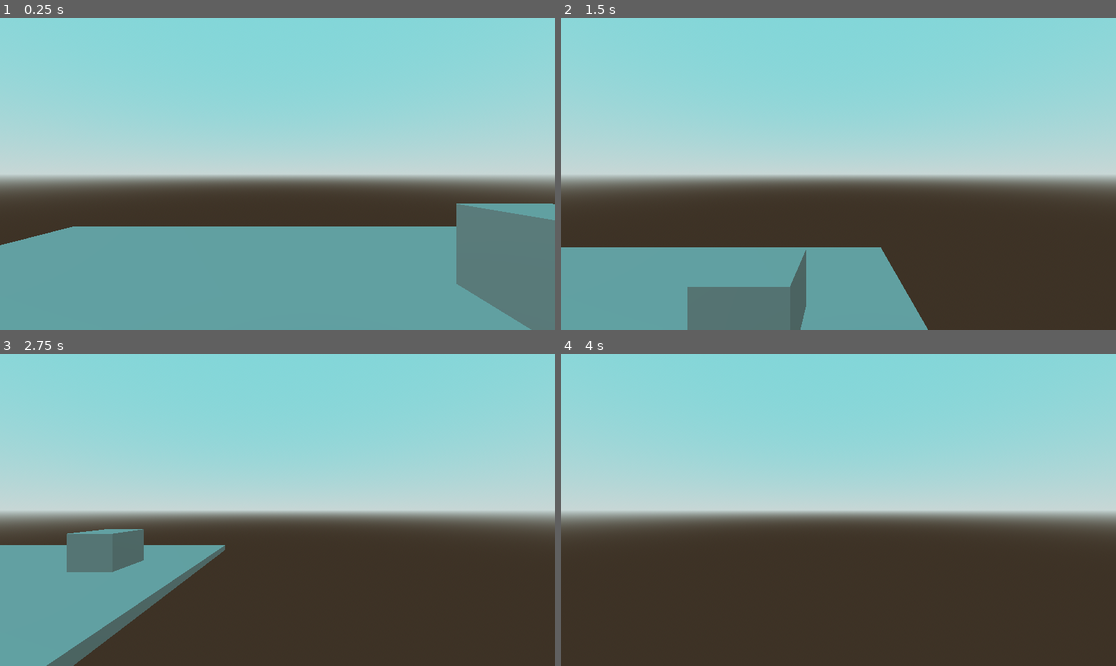
Above: before the commit, frames 1-4 (two rows, left to right).
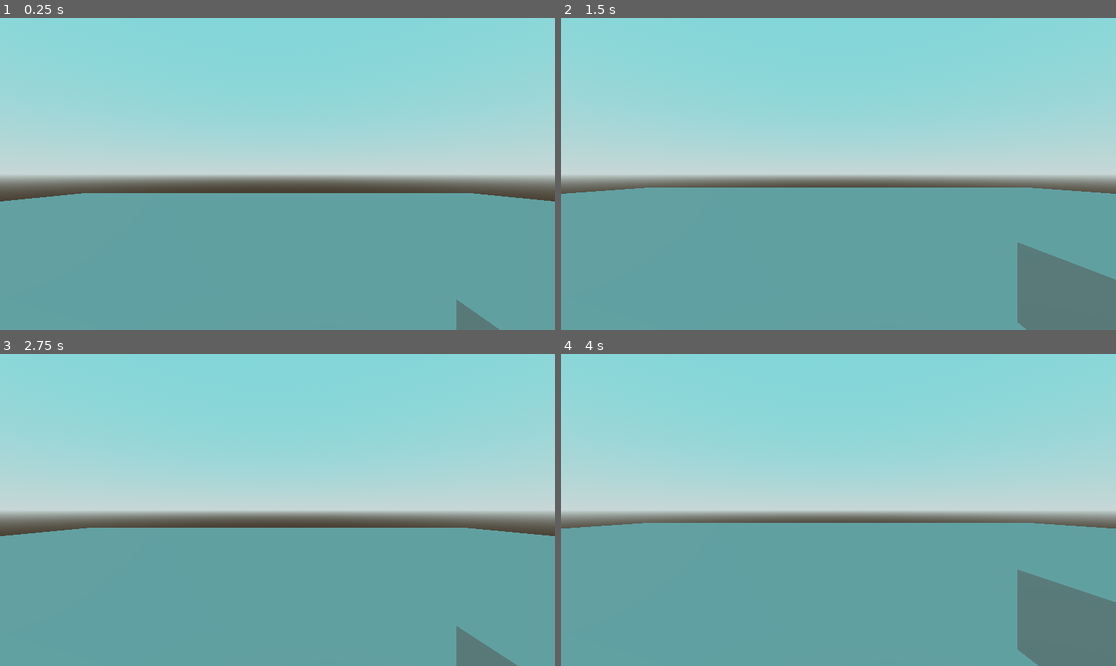
Above: after the commit, the same moments.

Repository: EnesCoder/PhysicalDestruction
Game: Godot game, scene res://game.tscn
Two runs of this game, one before a commit and one after it. Both use one fixed random seed, a clock stepped at 60 frames per second and the inputs below.
Inputs (mouse positions are in pixels of both pictures, inside the frame that each line leads up to):
- Up to frame 1 (0.25 s): no input
- Up to frame 2 (1.5 s): tap Enter at 0.5 s; move the mouse to (960, 158) at 0.52 s; hold Right (ui_right) 0.53-1.28 s; hold E (pickup_or_drop) 0.53-1.28 s; tap Space (jump) at 0.77, 1.07 s; tap R at 0.8, 1.35 s; move the mouse to (727, 189) at 1.27 s; hold Down (ui_down) from 1.28 s (still down)
- Up to frame 3 (2.75 s): tap Space (jump) at 1.52, 1.82, 2.3 s; tap T at 1.55, 2.1 s; move the mouse to (333, 441) at 2.02 s; release Down (ui_down) at 2.03 s; hold Right (ui_right) from 2.03 s (still down)
- Up to frame 4 (4 s): move the mouse to (810, 572) at 2.77 s; release Right (ui_right) at 2.78 s; hold Up (ui_up) 2.78-3.53 s; tap Space (jump) at 2.85, 3.02, 3.32, 3.77 s; tap E (pickup_or_drop) at 3.05 s; move the mouse to (1005, 556) at 3.52 s; press the mouse at (1005, 556) at 3.53 s; hold Left (ui_left) from 3.53 s (still down); tap R at 3.8 s

The runs differ from the first frame. In frame 1, 15% of the frame differs, in the area x 0-100%, y 56-100%; in frame 2, 32%; in frame 3, 35%; in frame 4, 46%, in the area x 0-100%, y 54-100%.

Commit message:
Quality
Physical movement changes, NavMesh entitites, blah blah

Diff:
--- /dev/null
+++ b/Physical Destruction/entity.gd
@@ -0,0 +1,44 @@
+extends CharacterBody3D
+
+class_name Entity
+
+@onready var nav_ag: NavigationAgent3D = $NavigationAgent3D
+@export var speed = 1.0
+const movement_smoothnes = 1
+
+@export var health = 5
+@export var interact_range = 10.0
+
+enum ENTITY_TYPE{
+	NPC, HOSTILE, HAS_A_GOAL, SLEEPING,
+}
+var ENTTYPE_ATTRS: Dictionary = {
+	ENTITY_TYPE.NPC: {
+		"target": func():
+			nav_ag.target_position = Vector3(randf_range(-interact_range, interact_range), 0, randf_range(
+				-interact_range, interact_range)),
+	},
+	ENTITY_TYPE.SLEEPING: {
+		"target": func():,
+	}
+}
+@export var type = ENTITY_TYPE.SLEEPING
+
+func _process(delta):
+	if health <= 0: queue_free()
+
+	if type != ENTITY_TYPE.SLEEPING:
+		var cur_loc = global_transform.origin
+		var next_loc = nav_ag.get_next_path_position()
+		if is_on_floor():
+			var new_vel = (next_loc - cur_loc).normalized() * speed
+			velocity = velocity.move_toward(new_vel, movement_smoothnes)
+
+	move_and_slide()
+
+func _physics_process(delta):
+	if not is_on_floor():
+		velocity.y -= 9.8 * delta
+
+func _on_navigation_agent_3d_target_reached():
+	ENTTYPE_ATTRS[type]["target"].call()
--- /dev/null
+++ b/Physical Destruction/entity.tscn
@@ -0,0 +1,27 @@
+[gd_scene load_steps=5 format=3 uid="uid://ckk18g60kuhrk"]
+
+[ext_resource type="Script" path="res://entity.gd" id="1_myta4"]
+
+[sub_resource type="StandardMaterial3D" id="StandardMaterial3D_hm6vi"]
+albedo_color = Color(0.94902, 0.0352941, 0, 1)
+
+[sub_resource type="CapsuleMesh" id="CapsuleMesh_h7pe8"]
+material = SubResource("StandardMaterial3D_hm6vi")
+
+[sub_resource type="CapsuleShape3D" id="CapsuleShape3D_3hidn"]
+
+[node name="Entity" type="CharacterBody3D" groups=["Entity"]]
+script = ExtResource("1_myta4")
+
+[node name="Model" type="MeshInstance3D" parent="."]
+transform = Transform3D(1, 0, 0, 0, 1, 0, 0, 0, 1, 0, 1, 0)
+mesh = SubResource("CapsuleMesh_h7pe8")
+
+[node name="CollisionShape3D" type="CollisionShape3D" parent="."]
+transform = Transform3D(1, 0, 0, 0, 1, 0, 0, 0, 1, 0, 1, 0)
+shape = SubResource("CapsuleShape3D_3hidn")
+
+[node name="NavigationAgent3D" type="NavigationAgent3D" parent="."]
+navigation_layers = 3
+
+[connection signal="target_reached" from="NavigationAgent3D" to="." method="_on_navigation_agent_3d_target_reached"]
--- a/Physical Destruction/game.gd
+++ b/Physical Destruction/game.gd
@@ -1 +1,5 @@
 extends Node3D
+
+func _ready():
+	for ent in get_tree().get_nodes_in_group("Entity"):
+		ent.ENTTYPE_ATTRS[ent.type]["target"].call()
--- a/Physical Destruction/game.tscn
+++ b/Physical Destruction/game.tscn
@@ -1,8 +1,9 @@
-[gd_scene load_steps=9 format=3 uid="uid://dh33a41h8la0p"]
+[gd_scene load_steps=11 format=3 uid="uid://dh33a41h8la0p"]
 
 [ext_resource type="Script" path="res://game.gd" id="1_cggks"]
 [ext_resource type="PackedScene" uid="uid://cmqvuh1xjohhe" path="res://player.tscn" id="1_wdbpf"]
 [ext_resource type="PackedScene" uid="uid://l0dhc06cv3rp" path="res://pickable.tscn" id="3_jxeh2"]
+[ext_resource type="PackedScene" uid="uid://ckk18g60kuhrk" path="res://entity.tscn" id="4_w34gt"]
 
 [sub_resource type="ProceduralSkyMaterial" id="ProceduralSkyMaterial_7bea0"]
 sky_top_color = Color(0.392157, 0.721569, 0.733333, 1)
@@ -17,6 +18,10 @@
 sky = SubResource("Sky_03df5")
 tonemap_mode = 2
 
+[sub_resource type="NavigationMesh" id="NavigationMesh_jqbyr"]
+vertices = PackedVector3Array(1.5244, 0.399741, -2.8495, 2.5244, 0.399741, -3.0995, 2.5244, 0.399741, -25.3495, -23.7256, 0.399741, -25.3495, -23.7256, 0.399741, -1.8495, -23.7256, 0.399741, -1.8495, 1.5244, 0.399741, -1.8495, 1.5244, 0.399741, -2.8495, 3.5244, 0.399741, -3.0995, 3.7744, 0.399741, -1.8495, 23.7744, 0.399741, -1.8495, 23.7744, 0.399741, -25.3495, 2.5244, 0.399741, -25.3495, 2.5244, 0.399741, -25.3495, 2.5244, 0.399741, -3.0995, 3.5244, 0.399741, -3.0995, 1.5244, 0.399741, -0.849501, 1.5244, 0.399741, -1.8495, -23.7256, 0.399741, -1.8495, 2.5244, 0.399741, 25.4005, 2.5244, 0.399741, -0.599501, 1.5244, 0.399741, -0.849501, -23.7256, 0.399741, -1.8495, -23.7256, 0.399741, 25.4005, 23.7744, 0.399741, -1.8495, 3.7744, 0.399741, -1.8495, 3.5244, 0.399741, -0.599501, 2.5244, 0.399741, 25.4005, 23.7744, 0.399741, 25.4005, 3.5244, 0.399741, -0.599501, 2.5244, 0.399741, -0.599501, 2.5244, 0.399741, 25.4005)
+polygons = [PackedInt32Array(1, 0, 2), PackedInt32Array(2, 0, 3), PackedInt32Array(3, 0, 4), PackedInt32Array(7, 6, 5), PackedInt32Array(9, 8, 10), PackedInt32Array(10, 8, 11), PackedInt32Array(11, 8, 12), PackedInt32Array(15, 14, 13), PackedInt32Array(18, 17, 16), PackedInt32Array(21, 20, 22), PackedInt32Array(22, 20, 19), PackedInt32Array(22, 19, 23), PackedInt32Array(25, 24, 26), PackedInt32Array(26, 24, 28), PackedInt32Array(26, 28, 27), PackedInt32Array(31, 30, 29)]
+
 [sub_resource type="BoxMesh" id="BoxMesh_sfchv"]
 
 [sub_resource type="ConcavePolygonShape3D" id="ConcavePolygonShape3D_rq3kj"]
@@ -28,26 +33,38 @@
 [node name="WorldEnvironment" type="WorldEnvironment" parent="."]
 environment = SubResource("Environment_ilw8t")
 
-[node name="MeshInstance3D" type="MeshInstance3D" parent="."]
-transform = Transform3D(10, 0, 0, 0, 0.2, 0, 0, 0, 10, 0, 0, 0)
-mesh = SubResource("BoxMesh_sfchv")
-
-[node name="StaticBody3D" type="StaticBody3D" parent="MeshInstance3D"]
-
-[node name="CollisionShape3D" type="CollisionShape3D" parent="MeshInstance3D/StaticBody3D"]
-shape = SubResource("ConcavePolygonShape3D_rq3kj")
-
-[node name="MeshInstance3D2" type="MeshInstance3D" parent="."]
-transform = Transform3D(1.12209, 0, 0, 0, 0.992493, 0, 0, 0, 1.15335, 2.65649, 0.539064, -1.80315)
-mesh = SubResource("BoxMesh_sfchv")
-
-[node name="StaticBody3D" type="StaticBody3D" parent="MeshInstance3D2"]
-
-[node name="CollisionShape3D" type="CollisionShape3D" parent="MeshInstance3D2/StaticBody3D"]
-shape = SubResource("ConcavePolygonShape3D_rq3kj")
-
 [node name="Player" parent="." instance=ExtResource("1_wdbpf")]
 transform = Transform3D(1, 0, 0, 0, 1, 0, 0, 0, 1, 0, 1.1417, 0)
 
 [node name="Pickable" parent="." instance=ExtResource("3_jxeh2")]
 transform = Transform3D(1, 0, 0, 0, 1, 0, 0, 0, 1, 2.14636, 0.666929, 1.20809)
+
+[node name="Map" type="Node3D" parent="."]
+
+[node name="NavigationRegion3D" type="NavigationRegion3D" parent="Map"]
+navigation_mesh = SubResource("NavigationMesh_jqbyr")
+navigation_layers = 3
+
+[node name="MeshInstance3D" type="MeshInstance3D" parent="Map/NavigationRegion3D"]
+transform = Transform3D(48.4512, 0, 0, 0, 0.200519, 0, 0, 0, 51.699, 0, 0, 0)
+mesh = SubResource("BoxMesh_sfchv")
+skeleton = NodePath("../../..")
+
+[node name="StaticBody3D" type="StaticBody3D" parent="Map/NavigationRegion3D/MeshInstance3D" groups=["Ground"]]
+
+[node name="CollisionShape3D" type="CollisionShape3D" parent="Map/NavigationRegion3D/MeshInstance3D/StaticBody3D"]
+shape = SubResource("ConcavePolygonShape3D_rq3kj")
+
+[node name="MeshInstance3D2" type="MeshInstance3D" parent="Map/NavigationRegion3D"]
+transform = Transform3D(1.12209, 0, 0, 0, 0.992493, 0, 0, 0, 1.15335, 2.65649, 0.539064, -1.80315)
+mesh = SubResource("BoxMesh_sfchv")
+skeleton = NodePath("../../..")
+
+[node name="StaticBody3D" type="StaticBody3D" parent="Map/NavigationRegion3D/MeshInstance3D2" groups=["Ground"]]
+
+[node name="CollisionShape3D" type="CollisionShape3D" parent="Map/NavigationRegion3D/MeshInstance3D2/StaticBody3D"]
+shape = SubResource("ConcavePolygonShape3D_rq3kj")
+
+[node name="Entity" parent="." instance=ExtResource("4_w34gt")]
+transform = Transform3D(1, 0, 0, 0, 1, 0, 0, 0, 1, -3.83159, 5.73608, 4.1423)
+speed = 3.0
--- a/Physical Destruction/pickable.gd
+++ b/Physical Destruction/pickable.gd
@@ -4,7 +4,24 @@
 
 var initl_grav_scl = gravity_scale
 @onready var initl_parent = get_parent()
+var rotation_offset = Vector3.ZERO
+@export var rotation_speed = 5
 
-func _process(_delta):
+func _process(delta):
 	if get_parent().is_in_group("Player"):
 		global_position = get_parent().pickup_pos.global_position
+		rotation = get_parent().cam.rotation + rotation_offset
+
+	var rot = rotation_speed * delta
+	if Input.is_key_label_pressed(KEY_R):
+		rotation_offset.y -= rot
+	if Input.is_key_label_pressed(KEY_T):
+		rotation_offset.y += rot
+	if Input.is_action_pressed("ui_left"):
+		rotation_offset.x += rot
+	if Input.is_action_pressed("ui_right"):
+		rotation_offset.x -= rot
+	if Input.is_action_pressed("ui_down"):
+		rotation_offset.z += rot
+	if Input.is_action_pressed("ui_up"):
+		rotation_offset.z -= rot
--- a/Physical Destruction/pickable.tscn
+++ b/Physical Destruction/pickable.tscn
@@ -7,7 +7,10 @@
 [sub_resource type="CylinderShape3D" id="CylinderShape3D_pfhbe"]
 height = 0.901353
 
-[node name="Pickable" type="RigidBody3D" groups=["Pickable"]]
+[sub_resource type="CylinderShape3D" id="CylinderShape3D_xrahj"]
+height = 0.936823
+
+[node name="Pickable" type="RigidBody3D" groups=["Ground", "Pickable"]]
 collision_layer = 3
 mass = 2.0
 script = ExtResource("1_x0wu6")
@@ -18,3 +21,10 @@
 
 [node name="CollisionShape3D" type="CollisionShape3D" parent="."]
 shape = SubResource("CylinderShape3D_pfhbe")
+
+[node name="ColChecker" type="Area3D" parent="."]
+
+[node name="CollisionShape3D" type="CollisionShape3D" parent="ColChecker"]
+shape = SubResource("CylinderShape3D_xrahj")
+
+[connection signal="body_entered" from="ColChecker" to="." method="_on_col_checker_body_entered"]
--- a/Physical Destruction/player.gd
+++ b/Physical Destruction/player.gd
@@ -1,11 +1,13 @@
-extends CharacterBody3D
+extends RigidBody3D
 
 class_name Player
 
-const SPEED = 5.0
-const JUMP_VELOCITY = 4.5
-const SLOWER_FACTOR = 4.0
-const SPRINTING_SPEED = 2
+var velocity: Vector3
+var on_ground = false
+const SPEED = 20.0
+const JUMP_FORCE = 5.0
+const SLOWER_FACTOR = 9.0
+const SPRINTING_SPEED = 1.5
 @export var senst = 50
 const SENST_MULT = 0.0001
 @export var pitch_lock = 80
@@ -22,16 +24,18 @@
 
 @onready var pickuper = $Orientation/Camera3D/Pickuper
 @onready var pickup_pos = $Orientation/Camera3D/PickupPos
-var has_pickable = false
+var cur_pickable: Pickable = null
+
+var initl_lin_damp = linear_damp
 
 func Pickup_pickable(pickable: Pickable):
 	pickable.gravity_scale = 0.0
-	has_pickable = true
+	cur_pickable = pickable
 	pickable.reparent(self)
 
 func Drop_pickable(pickable: Pickable):
 	pickable.gravity_scale = pickable.initl_grav_scl
-	has_pickable = false
+	cur_pickable = null
 	pickable.reparent(pickable.initl_parent)
 
 func _unhandled_input(event):
@@ -50,20 +54,20 @@
 		print(sprinting)
 		sprinting = not sprinting
 	if event is InputEventKey and pickuper.is_colliding() and event.is_action_pressed("pickup_or_drop"):
-		if not has_pickable: Pickup_pickable(pickuper.get_collider())
+		if not cur_pickable: Pickup_pickable(pickuper.get_collider())
 		else: Drop_pickable(pickuper.get_collider())
 
-# Get the gravity from the project settings to be synced with RigidBody nodes.
-var gravity = ProjectSettings.get_setting("physics/3d/default_gravity")
+func _physics_process(delta):
+	if $GroundCheck.is_colliding() and $GroundCheck.get_collider().is_in_group("Ground"):
+		on_ground = true
+	else:
+		on_ground = false
 
-func _physics_process(delta):
-	# Add the gravity.
-	if not is_on_floor():
-		velocity.y -= gravity * delta
+	linear_damp = initl_lin_damp if on_ground else 0.0
 
 	# Handle jump.
-	if Input.is_action_just_pressed("jump") and is_on_floor():
-		velocity.y = JUMP_VELOCITY
+	if Input.is_action_just_pressed("jump") and on_ground:
+		apply_central_impulse(JUMP_FORCE * mass * Vector3.UP)
 
 	# Get the input direction and handle the movement/deceleration.
 	# As good practice, you should replace UI actions with custom gameplay actions.
@@ -71,20 +75,21 @@
 	var direction = (orient.transform.basis * Vector3(input_dir.x, 0, input_dir.y)).normalized()
 	var sprint_val = SPRINTING_SPEED if sprinting else 1
 	if direction:
-		velocity.x = direction.x * SPEED * sprint_val
-		velocity.z = direction.z * SPEED * sprint_val
+		velocity.x = direction.x * SPEED * sprint_val * mass
+		velocity.z = direction.z * SPEED * sprint_val * mass
 		# bobbing
-		if is_on_floor():
+		if on_ground:
 			cam.position.y = initl_cam_y + sin(bob_timer * bobbing_speed/100 * sprint_val) * bobbing_amplitude
 			bob_timer += delta * 1000
 			stop_bobbing = true
 	else:
-		velocity.x = move_toward(velocity.x, 0, SPEED * delta * SLOWER_FACTOR / sprint_val)
-		velocity.z = move_toward(velocity.z, 0, SPEED * delta * SLOWER_FACTOR / sprint_val)
+		var slowing_delta = SPEED * delta * SLOWER_FACTOR * sprint_val * mass
+		velocity.x = move_toward(velocity.x, 0, slowing_delta)
+		velocity.z = move_toward(velocity.z, 0, slowing_delta)
 		# bobbing
 		if stop_bobbing:
 			cam.position.y = initl_cam_y
 			bob_timer = 0.0
 			stop_bobbing = false
 
-	move_and_slide()
+	apply_force(velocity, global_transform.origin)
--- a/Physical Destruction/player.tscn
+++ b/Physical Destruction/player.tscn
@@ -1,28 +1,47 @@
-[gd_scene load_steps=4 format=3 uid="uid://cmqvuh1xjohhe"]
+[gd_scene load_steps=5 format=3 uid="uid://cmqvuh1xjohhe"]
 
 [ext_resource type="Script" path="res://player.gd" id="1_g6nae"]
+
+[sub_resource type="PhysicsMaterial" id="PhysicsMaterial_8q5ex"]
+friction = 0.0
+rough = true
 
 [sub_resource type="CapsuleMesh" id="CapsuleMesh_spiva"]
 
 [sub_resource type="CapsuleShape3D" id="CapsuleShape3D_jt103"]
 
-[node name="Player" type="CharacterBody3D" groups=["Player"]]
+[node name="Player" type="RigidBody3D" groups=["Player"]]
+axis_lock_angular_x = true
+axis_lock_angular_y = true
+axis_lock_angular_z = true
+mass = 50.0
+physics_material_override = SubResource("PhysicsMaterial_8q5ex")
+linear_damp = 3.5
 script = ExtResource("1_g6nae")
 
 [node name="MeshInstance3D" type="MeshInstance3D" parent="."]
+transform = Transform3D(1, 0, 0, 0, 1, 0, 0, 0, 1, 0, 1, 0)
 mesh = SubResource("CapsuleMesh_spiva")
 
 [node name="CollisionShape3D" type="CollisionShape3D" parent="."]
+transform = Transform3D(1, 0, 0, 0, 1, 0, 0, 0, 1, 0, 1, 0)
 shape = SubResource("CapsuleShape3D_jt103")
 
 [node name="Orientation" type="Node3D" parent="."]
+transform = Transform3D(1, 0, 0, 0, 1, 0, 0, 0, 1, 0, 1, 0)
 
 [node name="Camera3D" type="Camera3D" parent="Orientation"]
-transform = Transform3D(1, 0, 0, 0, 1, 0, 0, 0, 1, 0, 0.283716, 0)
+transform = Transform3D(1, 0, 0, 0, 1, 0, 0, 0, 1, 0, 0.644221, 0)
 
 [node name="Pickuper" type="RayCast3D" parent="Orientation/Camera3D"]
 target_position = Vector3(0, 0, -2)
 collision_mask = 2
 
 [node name="PickupPos" type="Node3D" parent="Orientation/Camera3D"]
-transform = Transform3D(1, 0, 0, 0, 1, 0, 0, 0, 1, 0, 0, -1.74035)
+transform = Transform3D(1, 0, 0, 0, 1, 0, 0, 0, 1, 0, 0, -1.74)
+
+[node name="GroundCheck" type="RayCast3D" parent="."]
+transform = Transform3D(1, 0, 0, 0, 1, 0, 0, 0, 1, 0, 0.132571, 0)
+target_position = Vector3(0, -0.4, 0)
+collision_mask = 3
+debug_shape_custom_color = Color(0.737255, 0.737255, 0.737255, 1)
--- a/Physical Destruction/project.godot
+++ b/Physical Destruction/project.godot
@@ -20,25 +20,21 @@
 left={
 "deadzone": 0.5,
 "events": [Object(InputEventKey,"resource_local_to_scene":false,"resource_name":"","device":-1,"window_id":0,"alt_pressed":false,"shift_pressed":false,"ctrl_pressed":false,"meta_pressed":false,"pressed":false,"keycode":0,"physical_keycode":65,"key_label":0,"unicode":97,"echo":false,"script":null)
-, Object(InputEventKey,"resource_local_to_scene":false,"resource_name":"","device":-1,"window_id":0,"alt_pressed":false,"shift_pressed":false,"ctrl_pressed":false,"meta_pressed":false,"pressed":false,"keycode":0,"physical_keycode":4194319,"key_label":0,"unicode":0,"echo":false,"script":null)
 ]
 }
 right={
 "deadzone": 0.5,
 "events": [Object(InputEventKey,"resource_local_to_scene":false,"resource_name":"","device":-1,"window_id":0,"alt_pressed":false,"shift_pressed":false,"ctrl_pressed":false,"meta_pressed":false,"pressed":false,"keycode":0,"physical_keycode":68,"key_label":0,"unicode":100,"echo":false,"script":null)
-, Object(InputEventKey,"resource_local_to_scene":false,"resource_name":"","device":-1,"window_id":0,"alt_pressed":false,"shift_pressed":false,"ctrl_pressed":false,"meta_pressed":false,"pressed":false,"keycode":4194321,"physical_keycode":4194321,"key_label":4194321,"unicode":0,"echo":false,"script":null)
 ]
 }
 up={
 "deadzone": 0.5,
 "events": [Object(InputEventKey,"resource_local_to_scene":false,"resource_name":"","device":-1,"window_id":0,"alt_pressed":false,"shift_pressed":false,"ctrl_pressed":false,"meta_pressed":false,"pressed":false,"keycode":0,"physical_keycode":87,"key_label":0,"unicode":119,"echo":false,"script":null)
-, Object(InputEventKey,"resource_local_to_scene":false,"resource_name":"","device":-1,"window_id":0,"alt_pressed":false,"shift_pressed":false,"ctrl_pressed":false,"meta_pressed":false,"pressed":false,"keycode":0,"physical_keycode":4194320,"key_label":0,"unicode":0,"echo":false,"script":null)
 ]
 }
 down={
 "deadzone": 0.5,
 "events": [Object(InputEventKey,"resource_local_to_scene":false,"resource_name":"","device":-1,"window_id":0,"alt_pressed":false,"shift_pressed":false,"ctrl_pressed":false,"meta_pressed":false,"pressed":false,"keycode":0,"physical_keycode":83,"key_label":0,"unicode":115,"echo":false,"script":null)
-, Object(InputEventKey,"resource_local_to_scene":false,"resource_name":"","device":-1,"window_id":0,"alt_pressed":false,"shift_pressed":false,"ctrl_pressed":false,"meta_pressed":false,"pressed":false,"keycode":0,"physical_keycode":4194322,"key_label":0,"unicode":0,"echo":false,"script":null)
 ]
 }
 jump={
@@ -66,6 +62,11 @@
 "events": [Object(InputEventKey,"resource_local_to_scene":false,"resource_name":"","device":-1,"window_id":0,"alt_pressed":false,"shift_pressed":false,"ctrl_pressed":false,"meta_pressed":false,"pressed":false,"keycode":0,"physical_keycode":69,"key_label":0,"unicode":101,"echo":false,"script":null)
 ]
 }
+rotate={
+"deadzone": 0.5,
+"events": [Object(InputEventKey,"resource_local_to_scene":false,"resource_name":"","device":-1,"window_id":0,"alt_pressed":false,"shift_pressed":false,"ctrl_pressed":false,"meta_pressed":false,"pressed":false,"keycode":0,"physical_keycode":82,"key_label":0,"unicode":114,"echo":false,"script":null)
+]
+}
 
 [rendering]
 
Not shown: 1 places in Physical Destruction/pickable.tscn that only renumber resources
